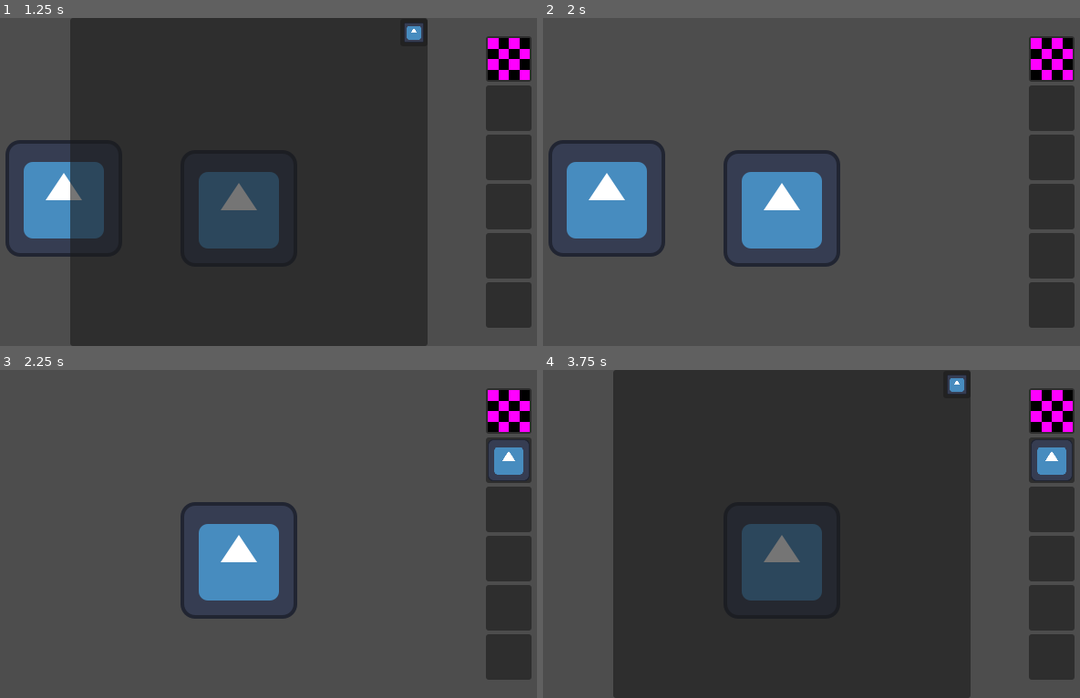
Above: before the commit, frames 1-4 (two rows, left to right).
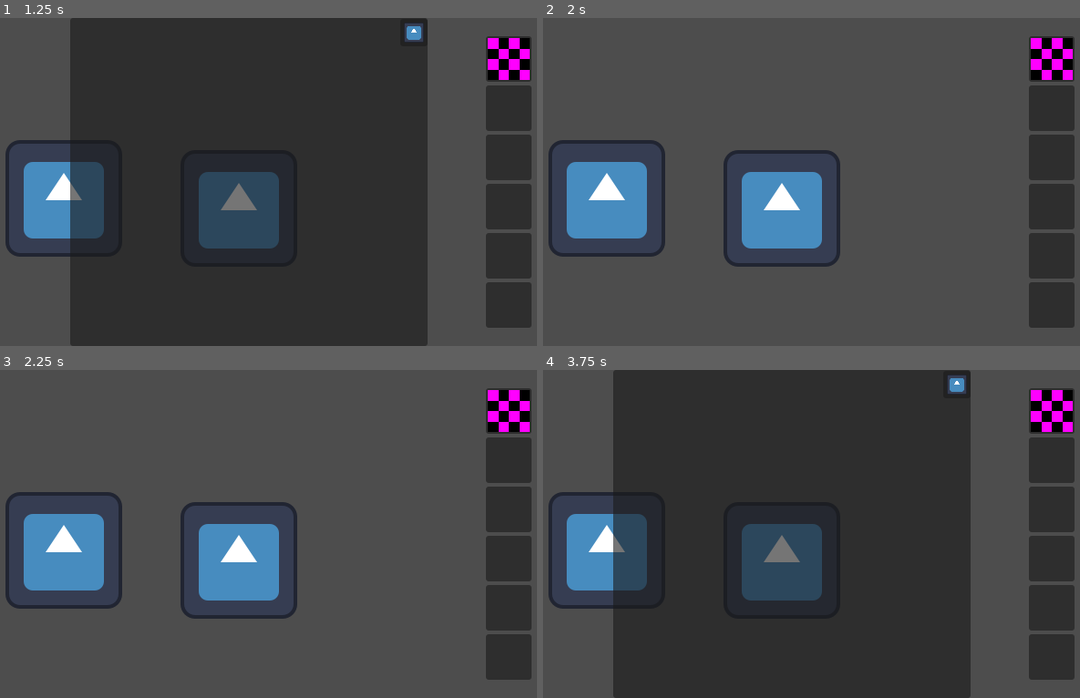
Above: after the commit, the same moments.

Repository: kodiitulip/specters-case
Game: Godot game, scene res://scenes/tests/test_world.tscn
Same seed, same stepped clock (60 frames per second), same inputs: the game is played once before the commit and once after it. The engine's default icon, where the game draws it, is replaced by a stand-in: a white triangle on a blue panel in a dark square.
Inputs (mouse positions are in pixels of both pictures, inside the frame that each line leads up to):
- Up to frame 1 (1.25 s): tap Enter at 0.5 s; drag from (236, 208) to (64, 198) at 0.52 s
- Up to frame 2 (2 s): click (956, 31) at 1.25 s
- Up to frame 3 (2.25 s): tap Space at 2 s; drag from (64, 550) to (236, 560) at 2.02 s
- Up to frame 4 (3.75 s): tap Enter at 2.75 s; move the mouse to (849, 461) at 2.77 s; press the mouse at (849, 461) at 2.78 s; release the mouse at (849, 461) at 3.5 s; tap Space at 3.5 s; drag from (763, 599) to (618, 484) at 3.52 s

Frames 1-2 are identical in both runs. In frame 3, 5.3% of the frame differs, in the area x 1-99%, y 21-73%; in frame 4, 4.8%.

Commit message:
docs: adding documentation to the new nodes

Diff:
--- a/scripts/objects/items/interactable_area_2d.gd
+++ b/scripts/objects/items/interactable_area_2d.gd
@@ -1,6 +1,8 @@
-@icon("Area2D")
 @abstract class_name InteractableArea2D
 extends Area2D
+## InteractableArea2D
+##
+## This abstract class has the basic code to have a mouse interactable area 2D
 
 var _interact_started: bool = false
 
@@ -9,11 +11,13 @@
 	input_pickable = true
 	input_event.connect(_on_input_event)
 
-
+## Called the first frame that the interaction starts
 @abstract func on_interact_started() -> void
 
+## Called for every frame that the interaction is happening
 @abstract func on_interacting() -> void
 
+## Called on the last frame that the interaction happens
 @abstract func on_interact_ended() -> void
 
 
@@ -26,6 +30,8 @@
 	if event.is_action_pressed(&"left_mouse_button") and not _interact_started:
 		self.on_interact_started()
 		_interact_started = true
-	if event.is_action_released(&"left_mouse_button"):
+		set_process(true)
+	elif event.is_action_released(&"left_mouse_button"):
 		self.on_interact_ended()
 		_interact_started = false
+		set_process(false)
--- a/scripts/objects/items/overlay_interactable_area_2d.gd
+++ b/scripts/objects/items/overlay_interactable_area_2d.gd
@@ -1,18 +1,25 @@
 class_name OverlayInteractableArea2D
 extends InteractableArea2D
+## OverlayInteractableArea2D
+##
+## This [InteractableArea2D] allows an Item to open an overlay on the users
+## screen. The scene file for the overlay must be set!
 
+## The scene used to instanciate the overlay
 @export var overlay_scene: PackedScene
 
 
+## Called the first frame that the interaction starts
 func on_interact_started() -> void:
 	assert(overlay_scene != null, "[code]overlay_scene[/code] must not be null")
 	var overlay: Node = overlay_scene.instantiate()
 	OverlayLayer.change_overlay_to(overlay)
 
-
+## Called for every frame that the interaction is happening
 func on_interacting() -> void:
 	pass
 
 
+## Called on the last frame that the interaction happens
 func on_interact_ended() -> void:
 	pass
--- a/scripts/objects/items/pickable_interactable_area_2d.gd
+++ b/scripts/objects/items/pickable_interactable_area_2d.gd
@@ -1,10 +1,23 @@
 class_name PickableInteractableArea2D
 extends InteractableArea2D
+## PickableInteractableArea2D
+##
+## This [InteractableArea2D] allows an item with [ItemData] to be picked up and
+## sent to the [InventoryInterface]
 
+## The data of this item
 @export var item_data: ItemData
+## Tell if the item should desapear after being picked up
 @export var finite: bool = true
-@export var free_target: Node
+## The Node this area should [code]queue_free()[/code] in case of being finite.
+## If [code]null[/code], deafults to [code]queue_free()[/code] the area itself
+@export var free_target: Node = null
 
+func _ready() -> void:
+	assert(item_data != null, "[code]ItemData[/code] must not be null")
+
+
+## Called the first frame that the interaction starts
 func on_interact_started() -> void:
 	InventoryInterface.instance.pickup_item(item_data)
 	if not finite:
@@ -14,9 +27,11 @@
 	queue_free()
 
 
+## Called for every frame that the interaction is happening
 func on_interacting() -> void:
 	pass
 
 
+## Called on the last frame that the interaction happens
 func on_interact_ended() -> void:
 	pass
